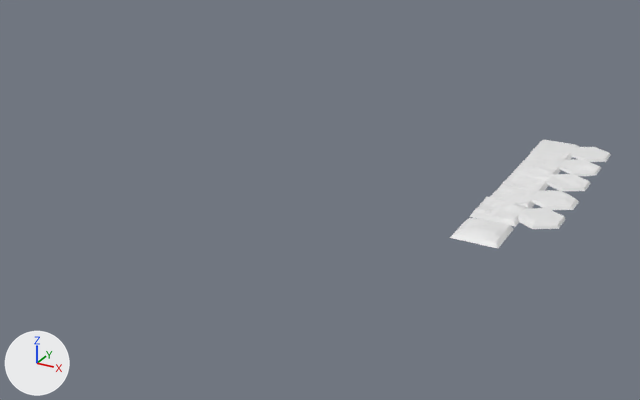
Renders of the Blender file DevelopmentMaterials/Models/grounds.blend from each side of a commit.
Both versions are drawn from a 50 mm camera at (11.7, -53.2, 18.3) aimed at (-10.2, -13.4, -1.6). The lights are fixed; the arrows at lower left show +X, +Y and +Z.

The first picture shows 'ground._3', 'ground_1', 'ground_2', 'ground_3', 'ground_4', 'hexground_1', 'hexground_2', 'hexground_3'.
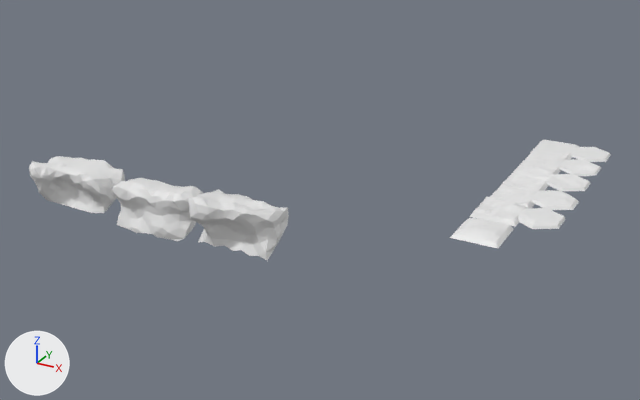
The newer file is also turned or shifted as a whole; pictures and numbers use the older file's frame.

Changed parts and their boxes (x1, y1, x2, y2) in the pictures (640 x 400 px):
'cliffside_2', added
    after: (188, 189, 289, 260)
'cliffside_0', added
    after: (111, 178, 203, 241)
'cliffside_1', added
    after: (29, 156, 125, 213)

Diff of the bpy script that builds the scene:
```diff
--- a/DevelopmentMaterials/Models/grounds.blend.py
+++ b/DevelopmentMaterials/Models/grounds.blend.py
@@ me_cube_004 @@
+me_cube_004.from_pydata(...)  # 192 vertices, 358 faces; spans x -2.25..2.16, y -2.02..1.45, z -1.0..1.71
@@ me_cube_003 @@
+me_cube_003.from_pydata(...)  # 265 vertices, 489 faces; spans x -2.43..2.44, y -1.74..1.18, z -1.06..1.41
@@ me_cube_002 @@
+me_cube_002.from_pydata(...)  # 181 vertices, 327 faces; spans x -2.34..2.61, y -1.14..1.14, z -1.39..1.25
@@ ob_cliffside_2 @@
+ob_cliffside_2 = bpy.data.objects.new('cliffside_2', me_cube_004)
+ob_cliffside_2.location = (-10.34, -21.0, 0.0)
@@ ob_cliffside_1 @@
+ob_cliffside_1 = bpy.data.objects.new('cliffside_1', me_cube_003)
+ob_cliffside_1.location = (-20.5, -21.0, 0.0)
@@ ob_cliffside_0 @@
+ob_cliffside_0 = bpy.data.objects.new('cliffside_0', me_cube_002)
+ob_cliffside_0.location = (-15.5, -21.0, 0.0)
```
